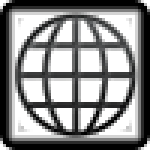
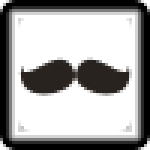
The second 150×150 image is a revision of the first. Changes to its layers:
hid "Clipboard#4" over <box>15,12,138,138</box>
added layer "Clipboard#5" above "Clipboard#3" over <box>18,57,132,96</box>
